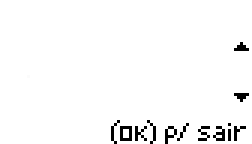
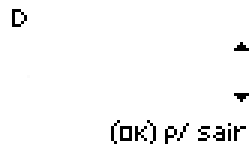
Before/after of a 252 × 144 layered artwork. What changed in the layer stack:
painted on "Fundo" over [12, 9, 27, 27]
